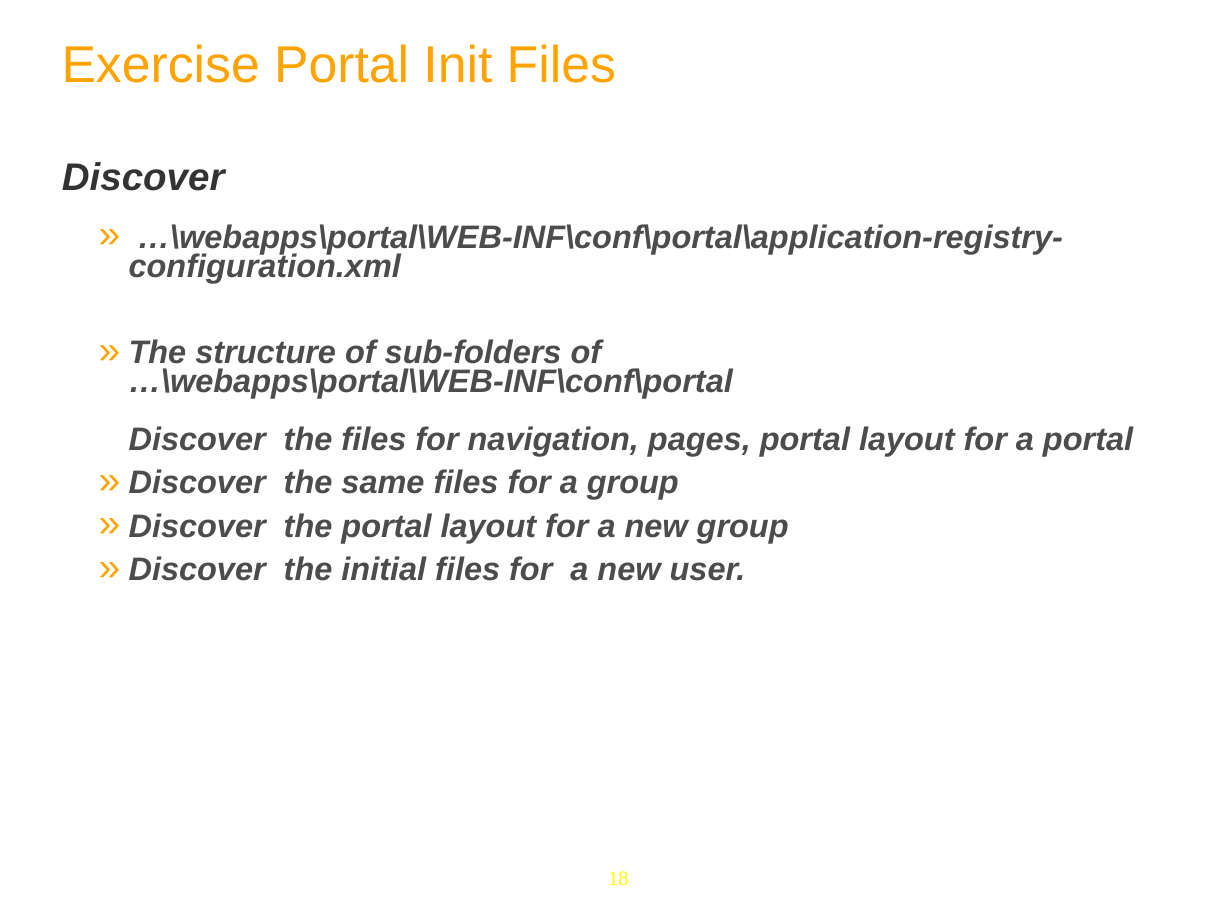
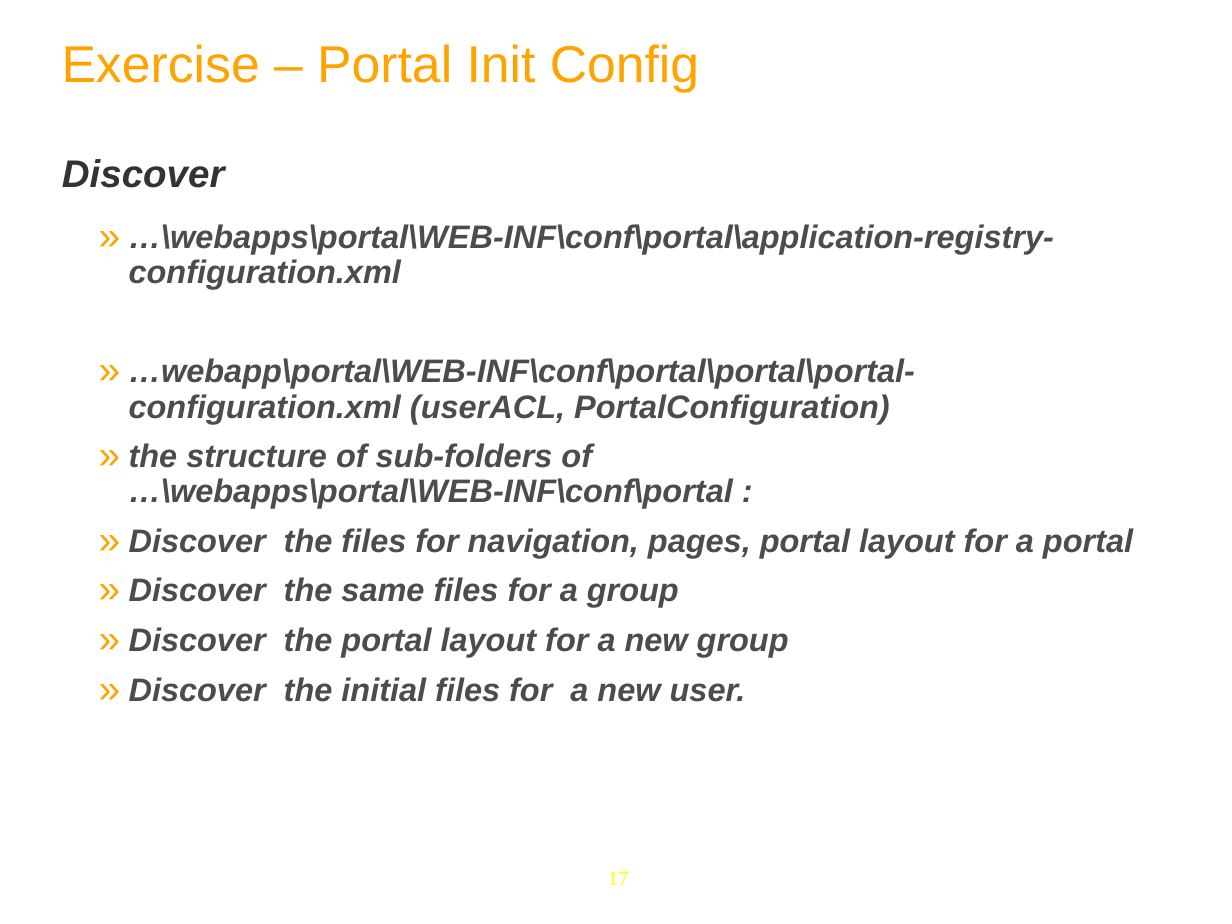
Before and after one commit to anhvurz90/training, a slide deck: slide 17 of exo-developer/220-customization/slides/220-customization-XDev-en.ppt (slide 18 before the commit). Drawn at 1232x924 pixels with LibreOffice and Linux fonts; fonts in the diff are those of the drawing; background and template pictures are left out. Boxes give left, top, right and bottom in pixels: in the first picture for what was removed or moved away, otherwise in the second. Text is boxed around its words. In the diff, an @@ line names an element or a change of style, - is before the commit and + after.

```diff
--- a/exo-developer/220-customization/slides/220-customization-XDev-en.ppt
+++ b/exo-developer/220-customization/slides/220-customization-XDev-en.ppt
@@ title at [62,44,699,92]: text changed @@
-Exercise Portal Init Files
+Exercise – Portal Init Config
@@ text at [62,159,1054,702]: line spacing 0.67 to 0.57; line spacing 0.74 to 0.9 @@
@@ text at [129,358,1133,558]: text changed @@
-  » The structure of sub-folders of
-    …\webapps\portal\WEB-INF\conf\portal
-    Discover the files for navigation, pages, portal layout for a portal
+  » …webapp\portal\WEB-INF\conf\portal\portal\portal-configuration.xml (userACL, PortalConfiguration)
+  » the structure of sub-folders of
+    …\webapps\portal\WEB-INF\conf\portal :
+  » Discover the files for navigation, pages, portal layout for a portal
@@ page number at [608,871,628,885]: text changed @@
-18
+17
```
Also in this commit, not shown: 4 other slides changed, 12 slides added, 5 slides removed.
